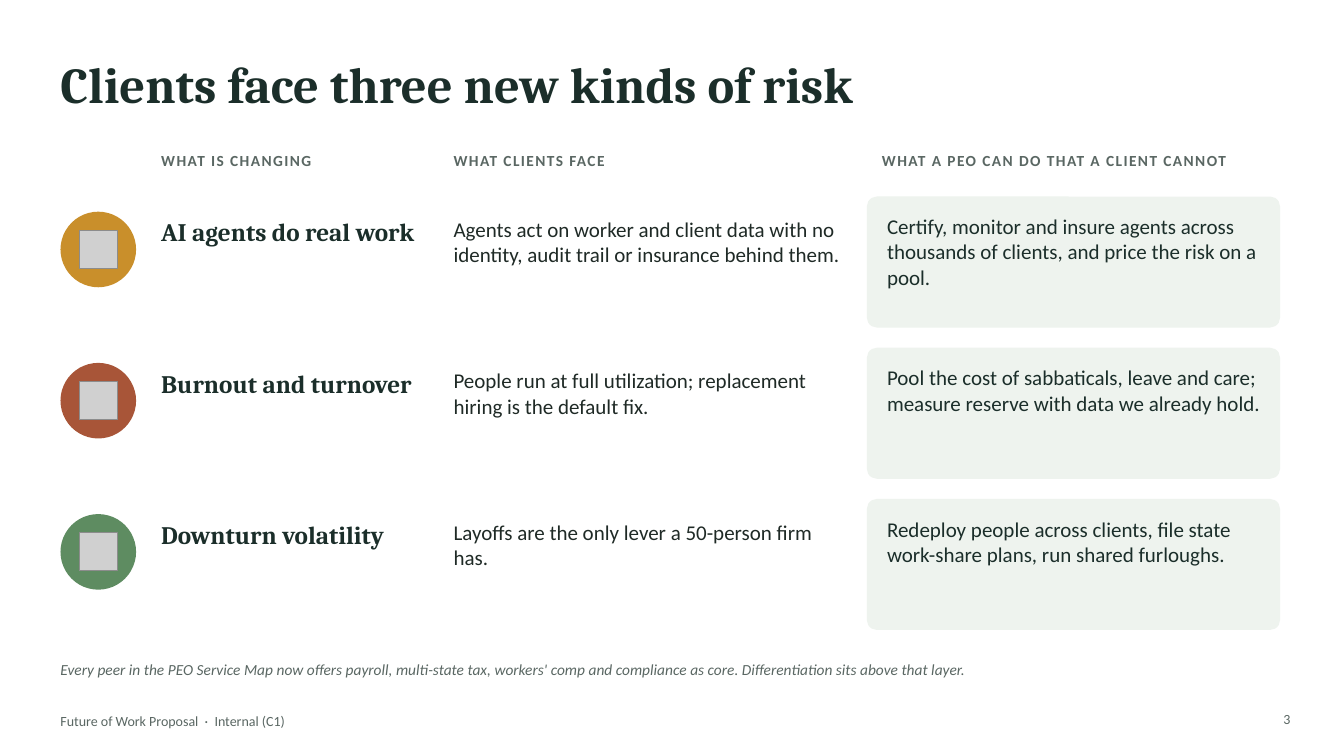
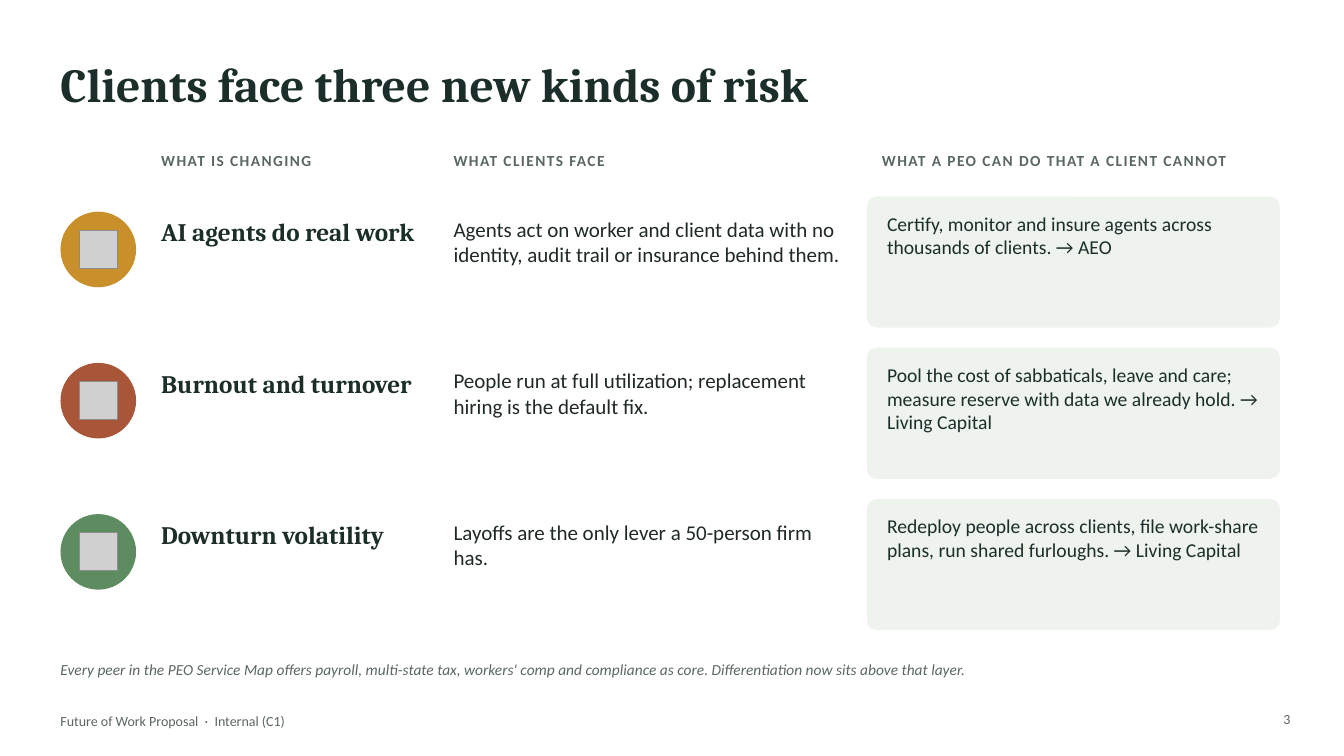
Before and after one commit to jeffw5/PLM-Dashboard, a slide deck: slide 3 of HR Services Provider/The Future of Work/Future-of-Work-Proposal.pptx. Drawn at 1344x756 pixels with LibreOffice and Linux fonts; fonts in the diff are those of the drawing; grey boxes stand for pictures. Boxes give left, top, right and bottom in pixels: in the first picture for what was removed or moved away, otherwise in the second. Text is boxed around its words. In the diff, an @@ line names an element or a change of style, - is before the commit and + after.

```diff
--- a/HR Services Provider/The Future of Work/Future-of-Work-Proposal.pptx
+++ b/HR Services Provider/The Future of Work/Future-of-Work-Proposal.pptx
@@ title "Clients face three new kinds ..." at box(60, 68, 808, 103): size 36 to 34 pt @@
@@ text at box(887, 217, 1212, 254): text changed; size 15 to 14 pt @@
-Certify, monitor and insure agents across thousands of clients, and price the risk on a pool.
+Certify, monitor and insure agents across thousands of clients. → AEO
@@ text at box(887, 368, 1235, 433): text changed; size 15 to 14 pt @@
-Pool the cost of sabbaticals, leave and care; measure reserve with data we already hold.
+Pool the cost of sabbaticals, leave and care; measure reserve with data we already hold. → Living Capital
@@ text at box(887, 519, 1258, 561): text changed; size 15 to 14 pt @@
-Redeploy people across clients, file state work-share plans, run shared furloughs.
+Redeploy people across clients, file work-share plans, run shared furloughs. → Living Capital
@@ text at box(60, 664, 965, 678): text changed @@
-Every peer in the PEO Service Map now offers payroll, multi-state tax, workers' comp and compliance as core. Differentiation sits above that layer.
+Every peer in the PEO Service Map offers payroll, multi-state tax, workers' comp and compliance as core. Differentiation now sits above that layer.
```
Also in this commit, not shown: 10 other slides changed, 27 slides added, 6 slides removed.
